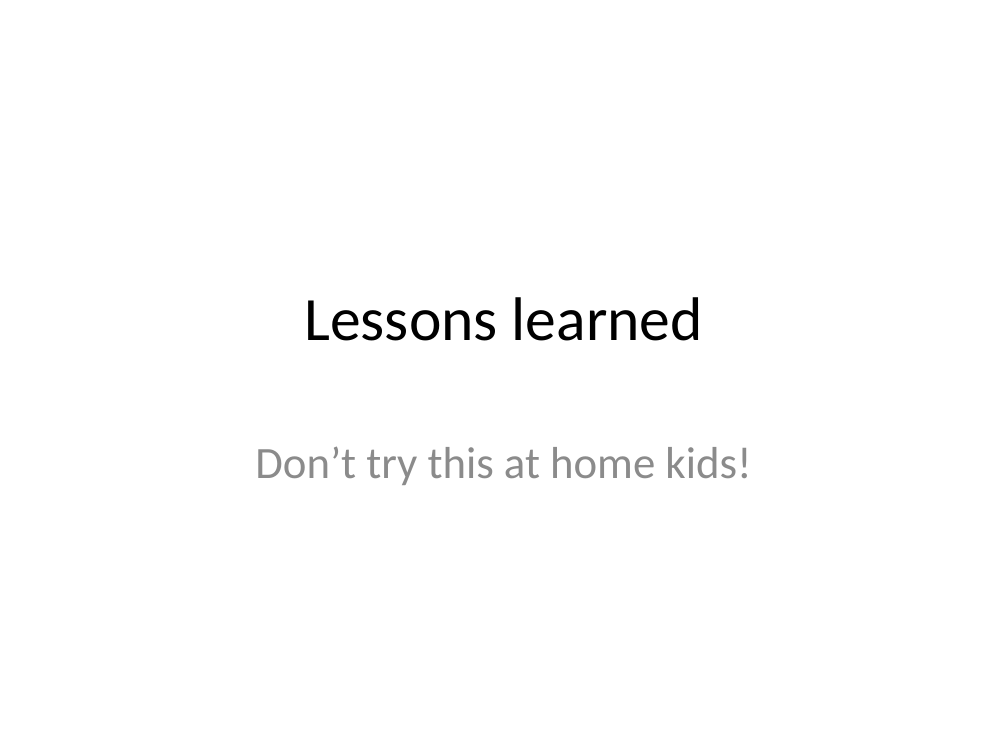
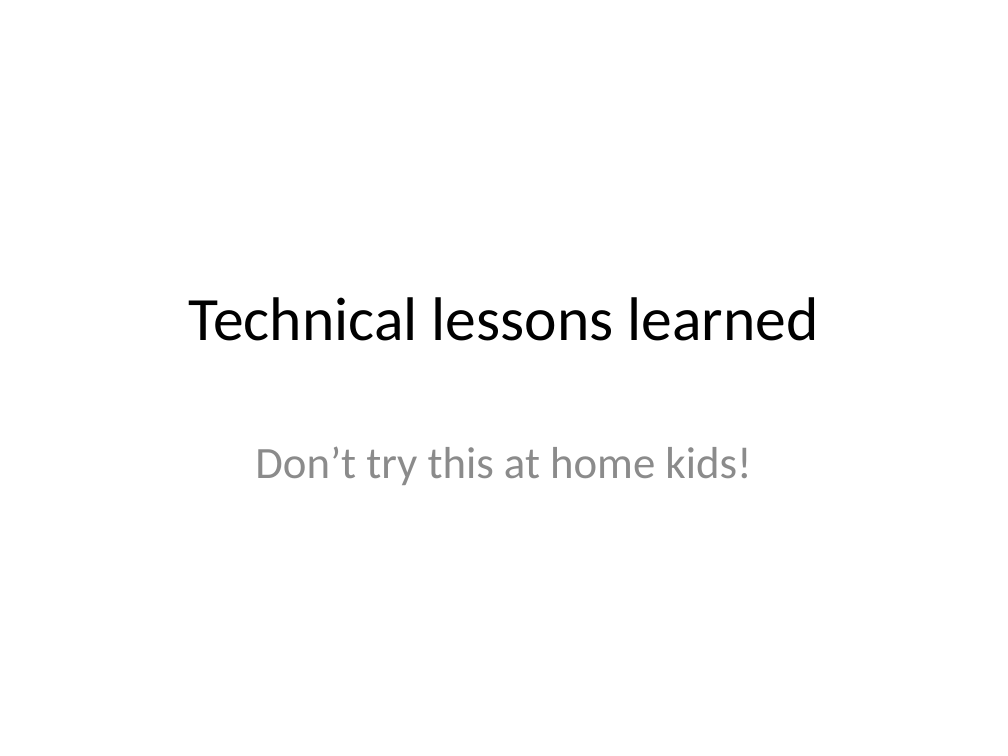
Before and after one commit to michelgrootjans/dkvlessonslearned, a slide deck: slide 1 of slides/Technical Session/Lessons learned.pptx. Drawn at 1008x756 pixels with LibreOffice and Linux fonts; fonts in the diff are those of the drawing. Boxes give left, top, right and bottom in pixels: in the first picture for what was removed or moved away, otherwise in the second. Text is boxed around its words. In the diff, an @@ line names an element or a change of style, - is before the commit and + after.

```diff
--- a/slides/Technical Session/Lessons learned.pptx
+++ b/slides/Technical Session/Lessons learned.pptx
@@ title at (x1=189, y1=297, x2=818, y2=341): text changed @@
-Lessons learned
+Technical lessons learned
```
Also in this commit, not shown: 2 other slides changed, 3 slides added, 1 slide removed, 1 other file.
